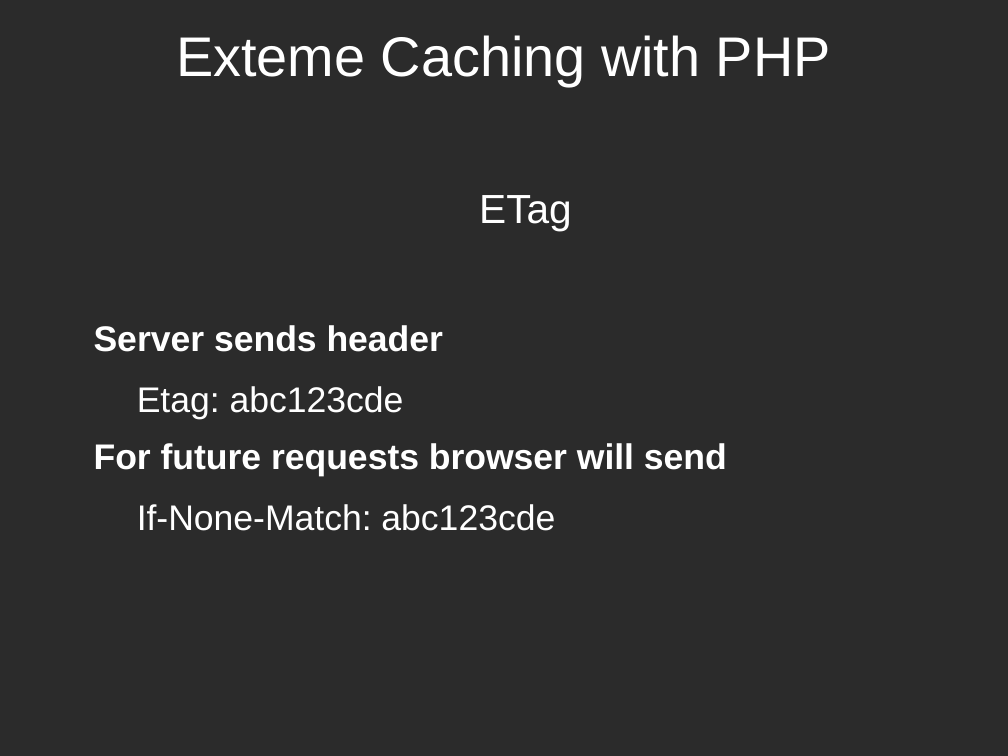
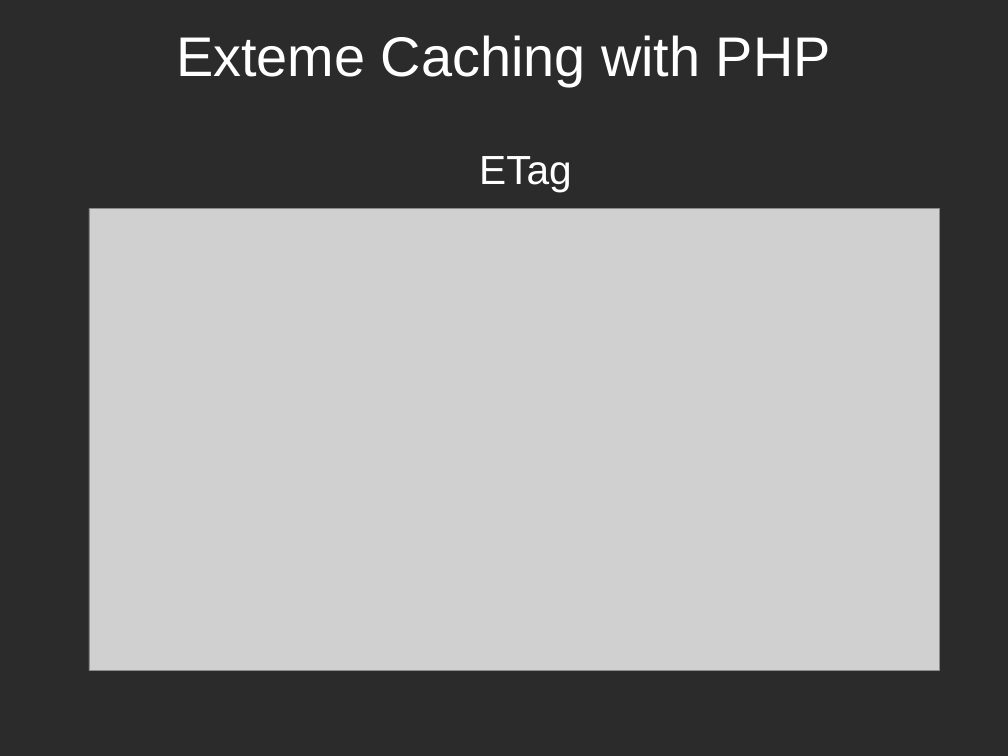
Before and after one commit to piotrmiazga/extreme_caching, a slide deck: slide 47 of presentation.odp (slide 39 before the commit). Drawn at 1008x756 pixels with LibreOffice and Linux fonts; fonts in the diff are those of the drawing; grey boxes stand for pictures; background and template pictures are left out; a plain dark background stands for a picture behind light text. Boxes give left, top, right and bottom in pixels: in the first picture for what was removed or moved away, otherwise in the second. Text is boxed around its words. In the diff, an @@ line names an element or a change of style, - is before the commit and + after.

```diff
--- a/presentation.odp
+++ b/presentation.odp
@@ text added at <box>479,156,572,192</box>, 32 pt, text #FFFFFF @@
+ETag
@@ picture added at <box>89,209,939,670</box> @@
@@ text removed at <box>94,195,727,531</box> @@
-ETag
-Server sends header
-  Etag: abc123cde
-For future requests browser will send
-  If-None-Match: abc123cde
```
Also in this commit, not shown: 28 other slides changed, 12 slides added, 5 other files.
